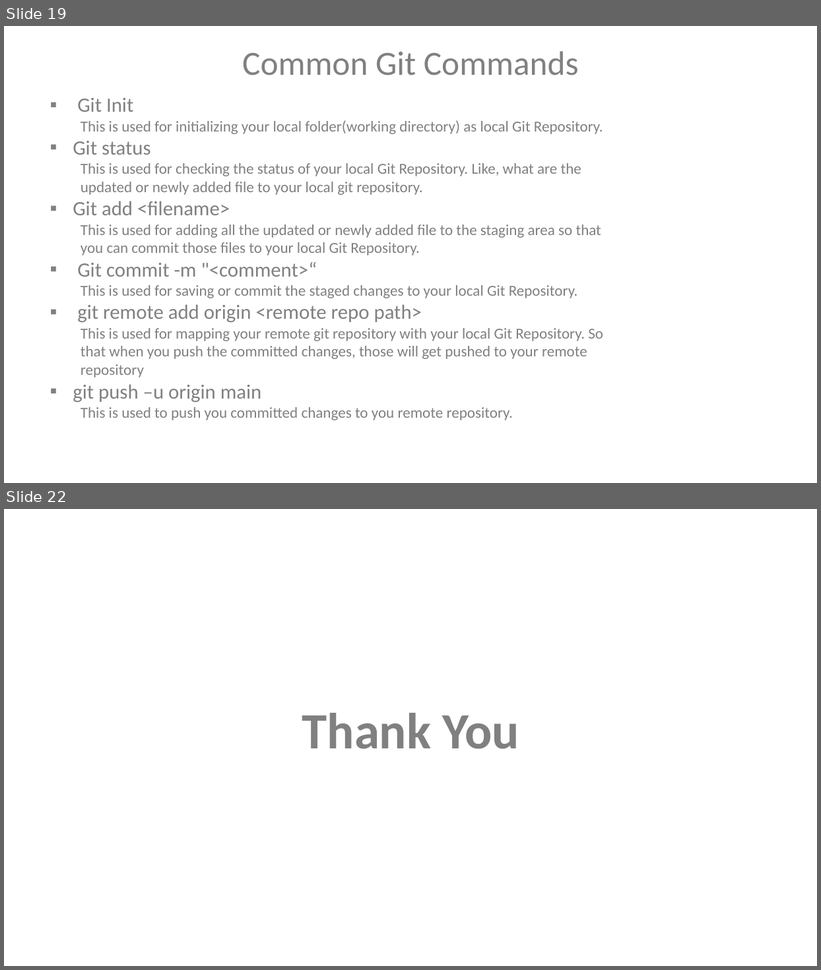
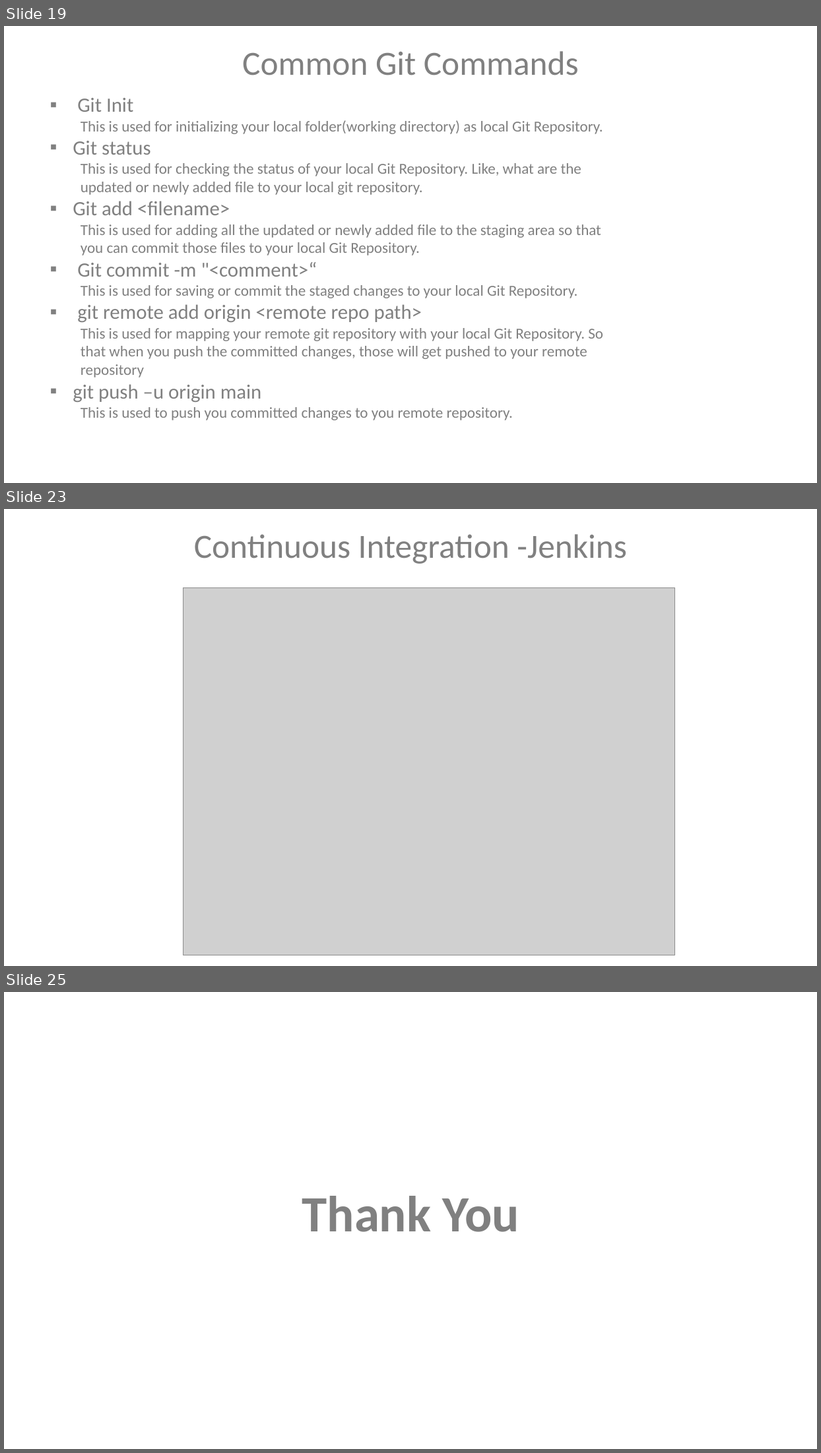
Before and after one commit to VaijinathHarbak/DevOpsDemo, a slide deck: DevOps.pptx. Shown one above the other, each under a label of ours: slides 19 and 22 before the commit, slides 19, 23 and 25 after it; the slides between them are not shown. The pictures are 821x970 and 821x1453 pixels, drawn with LibreOffice and Linux fonts; fonts in the diff are those of the drawing; grey boxes stand for pictures. Boxes give left, top, right and bottom in pixels: in the first picture for what was removed or moved away, otherwise in the second. Text is boxed around its words. In the diff, an @@ line names an element or a change of style, - is before the commit and + after.

```diff
--- a/DevOps.pptx
+++ b/DevOps.pptx
@@ slide 23 added at [4,509,817,966], background #FFFFFF @@
@@ text added at [194,534,627,564], 40 pt, text #808080 @@
+Continuous Integration -Jenkins
@@ picture added at [184,588,675,956] @@
@@ what was slide 22 is now slide 25 @@
```
Also in this commit, not shown: 2 slides changed, 2 other slides added, 1 other file.
